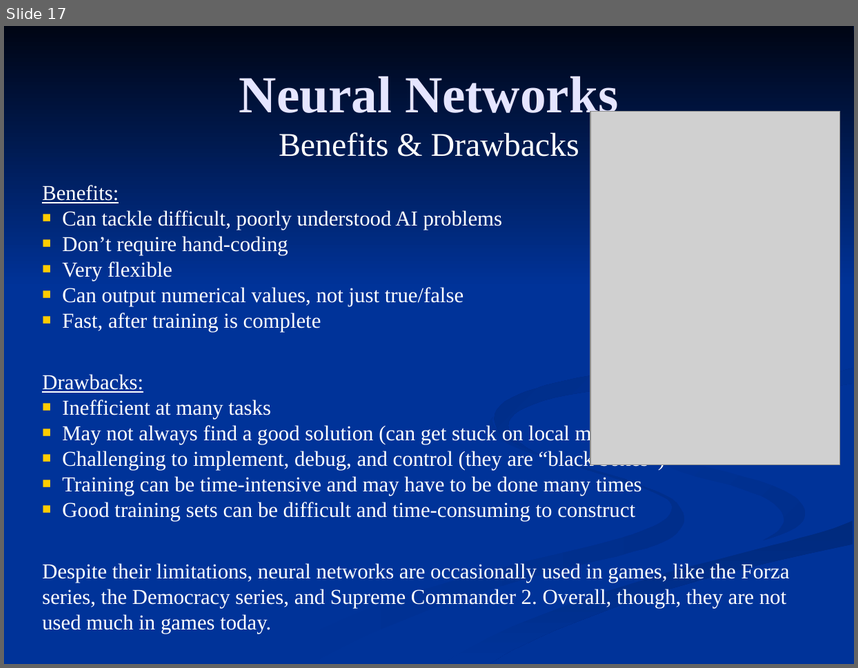
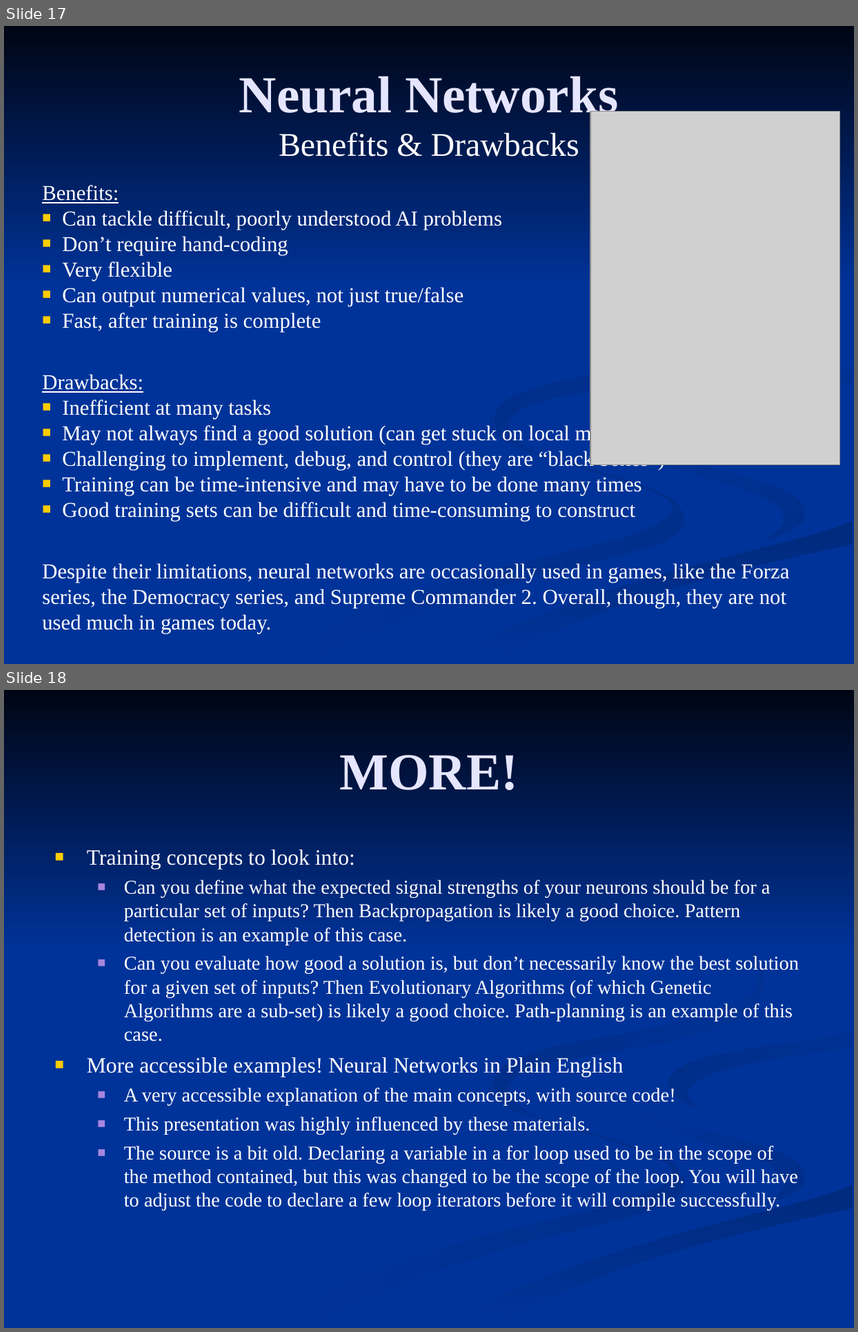
Before and after one commit to FleepyBeepy/Artificial-Intelligence, a slide deck: Lecture Slides/8.2 - Neural Networks.ppt. Shown one above the other, each under a label of ours: slide 17 before the commit, slides 17 and 18 after it. The pictures are 858x668 and 858x1332 pixels, drawn with LibreOffice and Linux fonts; fonts in the diff are those of the drawing; grey boxes stand for pictures. Boxes give left, top, right and bottom in pixels: in the first picture for what was removed or moved away, otherwise in the second. Text is boxed around its words. In the diff, an @@ line names an element or a change of style, - is before the commit and + after.

```diff
--- a/Lecture Slides/8.2 - Neural Networks.ppt
+++ b/Lecture Slides/8.2 - Neural Networks.ppt
@@ slide 18 added at box(4, 690, 854, 1328), background #003399; not listed: 7 template elements that a slide beside it also shows @@
@@ title added at box(339, 755, 518, 790), 44 pt, text #E5E5FF, bold @@
+MORE!
@@ text added at box(87, 849, 799, 1210), 16.6 pt, text #FFFFFF @@
+■ Training concepts to look into:
+  ■ Can you define what the expected signal strengths of your neurons should be for a particular set of inputs? Then Backpropagation is likely a good choice. Pattern detection is an example of this case.
+  ■ Can you evaluate how good a solution is, but don’t necessarily know the best solution for a given set of inputs? Then Evolutionary Algorithms (of which Genetic Algorithms are a sub-set) is likely a good choice. Path-planning is an example of this case.
+■ More accessible examples! Neural Networks in Plain English
+  ■ A very accessible explanation of the main concepts, with source code!
+  ■ This presentation was highly influenced by these materials.
+  ■ The source is a bit old. Declaring a variable in a for loop used to be in the scope of the method contained, but this was changed to be the scope of the loop. You will have to adjust the code to declare a few loop iterators before it will compile successfully.
```
Also in this commit, not shown: 1 slide changed, 1 other slide added.
